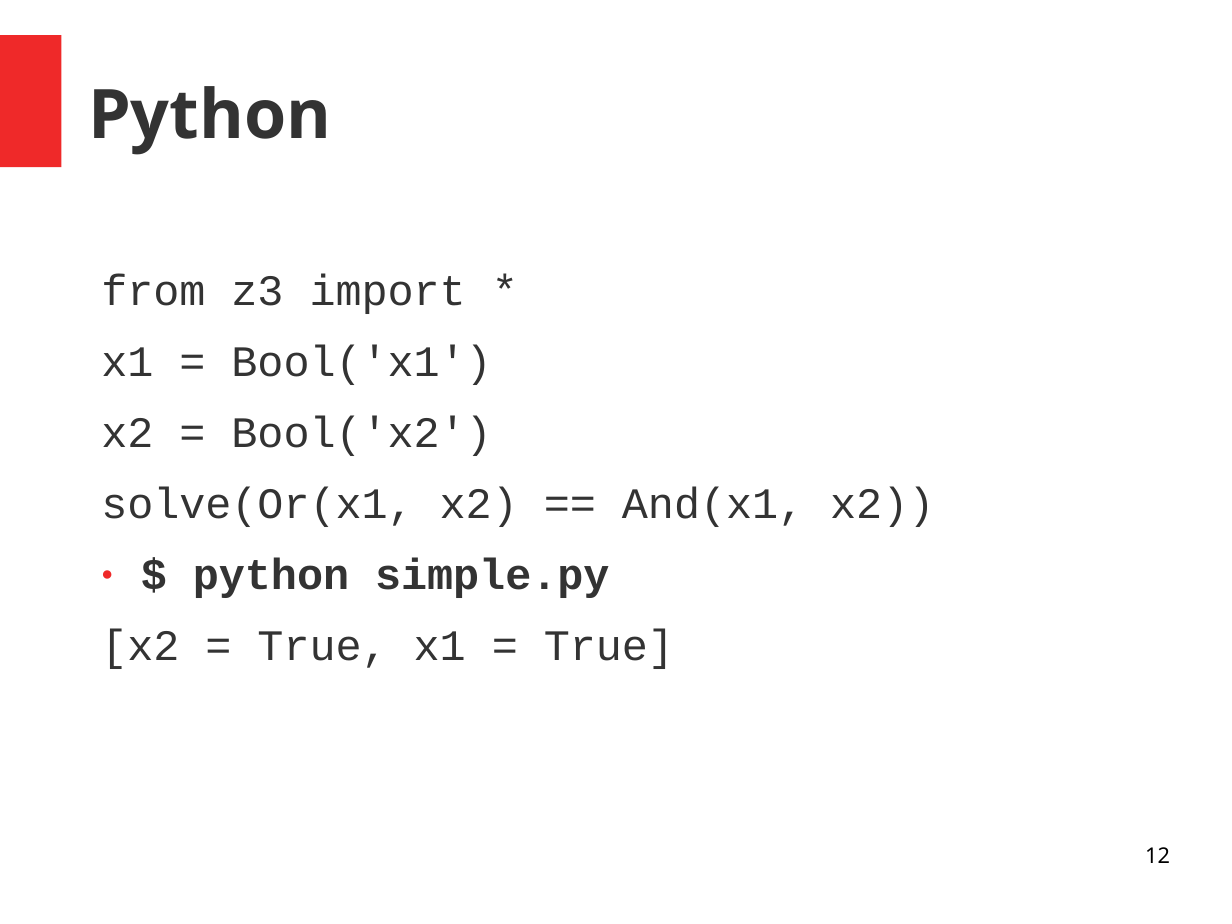
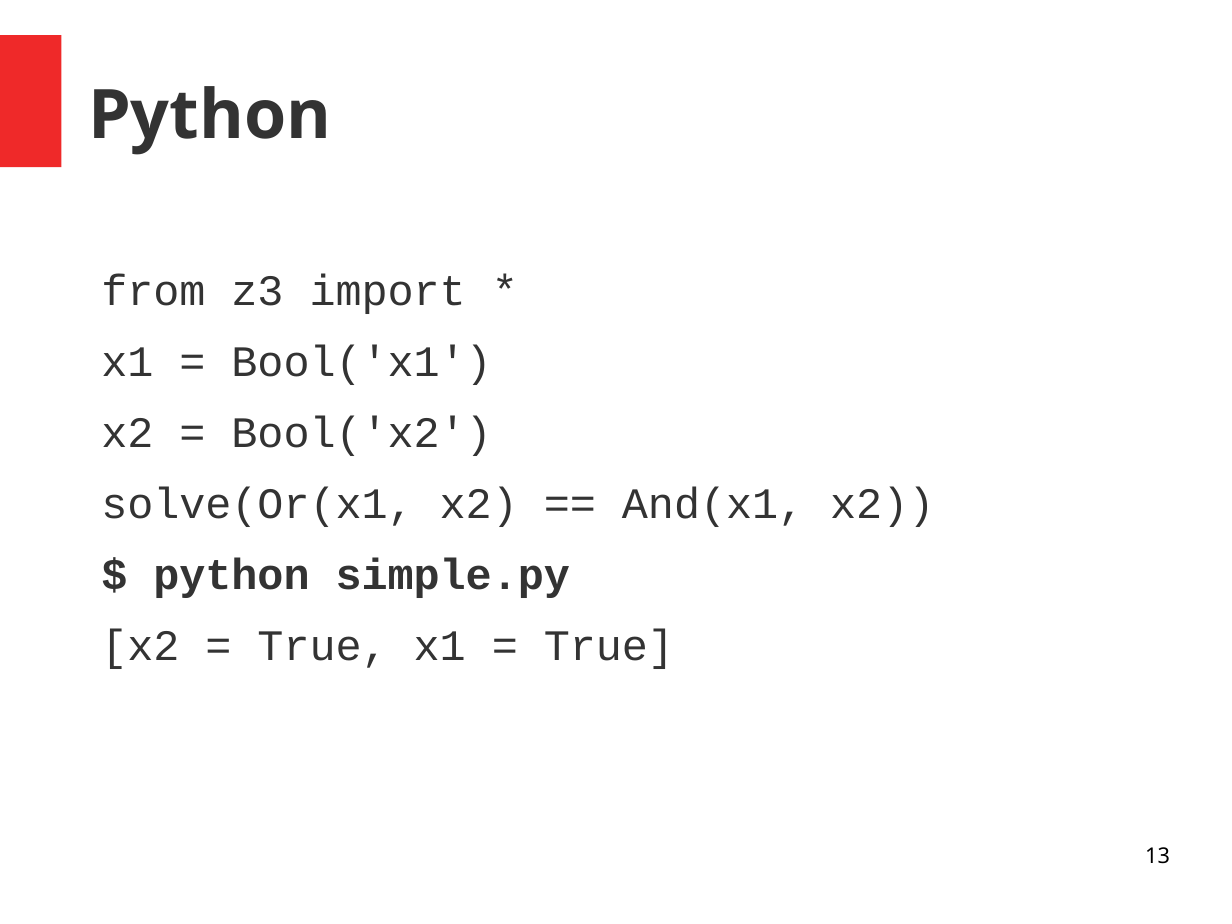
Before and after one commit to akrasuski1/presentation-z3, a slide deck: slide 13 of prez.ppt (slide 12 before the commit). Drawn at 1232x924 pixels with LibreOffice and Linux fonts; fonts in the diff are those of the drawing. Boxes give left, top, right and bottom in pixels: in the first picture for what was removed or moved away, otherwise in the second. Text is boxed around its words. In the diff, an @@ line names an element or a change of style, - is before the commit and + after.

```diff
--- a/prez.ppt
+++ b/prez.ppt
@@ text at [153, 558, 570, 598]: bullet ● to none @@
@@ page number at [1145, 847, 1170, 864]: text changed @@
-12
+13
```
Also in this commit, not shown: 8 other slides changed, 2 slides added, 2 other files.
